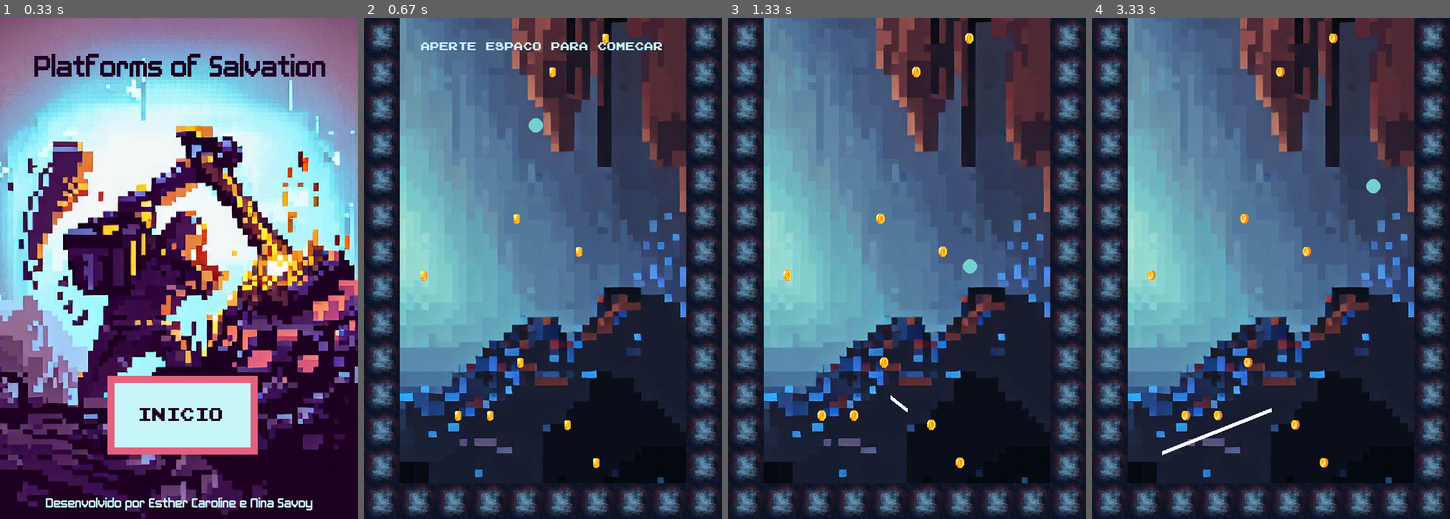
Above: before the commit, frames 1-4 (left to right).
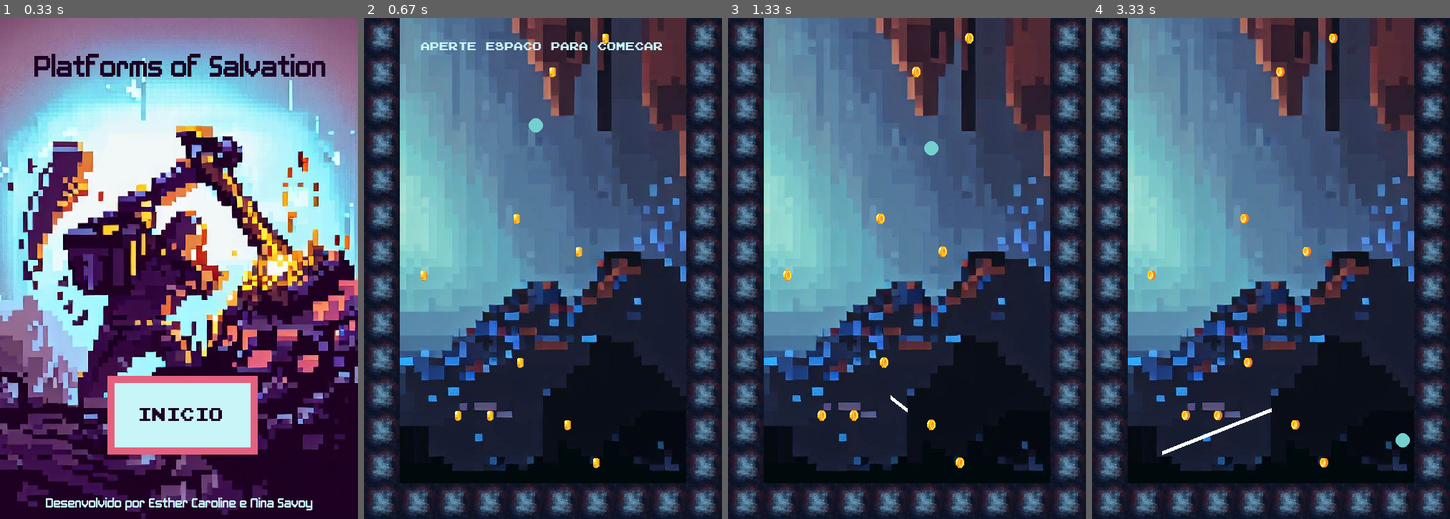
Above: after the commit, the same moments.

Repository: insper-classroom/devlife-23-1-projeto-pygame-esther_nina
Game: pygame game, started from code/jogo.py
The game is run twice, just before and just after one commit, with the same random seed, the same clock (stepped at 60 frames per second) and the same inputs.
Inputs (mouse positions are in pixels of both pictures, inside the frame that each line leads up to):
- Up to frame 1 (0.33 s): no input
- Up to frame 2 (0.67 s): press the mouse at (543, 413) at 0.37 s; move the mouse to (485, 303) at 0.47 s; release the mouse at (432, 193) at 0.6 s
- Up to frame 3 (1.33 s): tap Space at 0.67 s; press the mouse at (907, 413) at 1.03 s; move the mouse to (899, 403) at 1.13 s; release the mouse at (889, 398) at 1.27 s
- Up to frame 4 (3.33 s): press the mouse at (1271, 413) at 1.37 s; move the mouse to (1317, 378) at 1.47 s; release the mouse at (1364, 348) at 1.6 s; press the mouse at (1271, 413) at 1.7 s; move the mouse to (1331, 403) at 1.8 s; release the mouse at (1396, 398) at 1.93 s; press the mouse at (1271, 413) at 2.03 s; move the mouse to (1306, 293) at 2.13 s; release the mouse at (1346, 178) at 2.27 s; press the mouse at (1271, 413) at 2.37 s; move the mouse to (1310, 278) at 2.47 s; release the mouse at (1349, 143) at 2.6 s; press the mouse at (1271, 413) at 2.7 s; move the mouse to (1231, 293) at 2.8 s; release the mouse at (1192, 178) at 2.93 s; press the mouse at (1271, 413) at 3.03 s; move the mouse to (1217, 433) at 3.13 s; release the mouse at (1163, 453) at 3.27 s

Frame 1 is identical in both runs. In frame 2, 26% of the frame differs, in the area x 10-90%, y 0-93%; in frame 3, 27%; in frame 4, 27%.

Commit message:
blitando tela

Diff:
--- a/code/funcoes.py
+++ b/code/funcoes.py
@@ -30,11 +30,13 @@
         self.comecou = False
         self.qntd_linhas = 0
         self.primeiro = 0
-        self.caverna_y = - 250
+
+        self.caverna1_y = - 300
+        self.caverna2_y = - 1300
+        self.caverna3_y = - 2300
 
         self.bloco_horizontal_y = 650
         self.bloco_vertical_y = 0
-
         self.plataformas_anteriores = []
 
         # Criação das moedas
@@ -42,7 +44,6 @@
         for i in range(10):
             moeda =  Coins()
             self.all_coins.add(moeda)
-
 
     def cria_pedras(self):
         pos_pedras = [1, 51, 101, 151, 201, 251, 301, 351, 401, 451, 500]
@@ -72,7 +73,7 @@
        # Coloca limites nas paredes
         if self.bolinha_pos[0] - 10 < 50 or self.bolinha_pos[0] + 10 >= 450:
             self.bolinha_vel[0] *= - 1
-        if self.bolinha_pos[1] - 10 > 650:
+        if self.bolinha_pos[1] - 10 > self.bloco_horizontal_y:
             self.bolinha_vel[1] *= - 1
 
     def alpha_fab(self):
@@ -118,6 +119,7 @@
                     self.pos_final_linha = [self.coordenadas_final[0], self.coordenadas_final[1]]
                     # Impedir (novamente) que a bolinha entre dentro da parede
                     if self.pos_final_linha[0] < 50:
+
                         self.pos_final_linha[0] = 50
                     elif self.pos_final_linha[0] > 450:
                         self.pos_final_linha[0] = 450
@@ -127,12 +129,22 @@
             elif evento.type == pygame.KEYUP:
                 if evento.key == pygame.K_SPACE:
                     self.comecou = True
-
+                    self.bolinha_tempo = pygame.time.get_ticks()
         return True
 
     def desenha(self):
         self.window.fill(AZUL_FUNDO)
-        self.window.blit(self.caverna, (- 500, self.caverna_y))
+        if self.caverna1_y >= - 300:
+            self.window.blit(self.caverna, (- 500, self.caverna1_y))
+            self.window.blit(self.caverna, (0, self.caverna2_y))
+            self.window.blit(self.caverna, (- 500, self.caverna3_y))
+        elif self.caverna2_y >= - 300:
+           self.window.blit(self.caverna, (0, self.caverna2_y))
+           self.window.blit(self.caverna, (- 500, self.caverna1_y))
+           self.window.blit(self.caverna, (0, self.caverna3_y))
+        else:
+            self.window.blit(self.caverna, (- 500, self.caverna1_y))
+            self.window.blit(self.caverna, (0, self.caverna2_y))
         # Desenha pedras paredes
         x = 0
         y = self.bloco_vertical_y
@@ -145,17 +157,19 @@
             self.window.blit(self.bloco_img, (0, y))
             self.window.blit(self.bloco_img, (450, y))
             y += 50
-
         # A bola permanece parada até o jogador dar início
         if self.comecou:
             self.bola_quica()
             if self.alpha_fab():
-                self.caverna_y += 1
-                self.bloco_horizontal_y += 1
-                self.bloco_vertical_y += 1
+                self.caverna1_y += 10
+                self.caverna2_y += 10
+                self.caverna3_y += 10
+                self.bloco_horizontal_y += 10
+                self.bloco_vertical_y += 10
         else:
             inicio = self.fonte.render('Aperte espaco para comecar', self.fonte, AZUL_CLARINHO)
             self.window.blit(inicio, (78, 30))
+
         pygame.draw.circle(self.window, AZUL_BOLA, self.bolinha_pos, 10)
 
         # Desenha plataformas
@@ -216,8 +230,8 @@
             tangente = cateto_oposto / cateto_adjacente
             angulo_rad = math.atan(tangente)
             angulo_grau = math.degrees(angulo_rad)
-
             angulo_linha = 180 - (angulo_grau + 90)
+
             if angulo_linha > 70:
                 return 'continua'
             elif angulo_linha > 45 and angulo_linha < 70:
@@ -288,7 +302,6 @@
         footer = self.fonte_footer.render('Desenvolvido por Esther Caroline e Nina Savoy', self.fonte_footer, AZUL_CLARINHO)
         self.window.blit(footer, (63, 670))
 
-
         pygame.display.update()
 
     def inicio_loop(self): # O loop para a tela início
@@ -313,13 +326,11 @@
         coin8 =  pygame.transform.scale(pygame.image.load('assets/coin8.png'), (150,60))
         self.animation = [coin1 , coin2, coin3, coin4, coin5, 	coin6, coin7, coin8]
 
-
         self.frame = 0
         self.image = self.animation[self.frame]
         self.rect = self.image.get_rect()
-        self.rect.x = random.randint(50,350)
-        self.rect.y = random.randint(0,650)
-
+        self.rect.x = random.randint(50, 350)
+        self.rect.y = random.randint(0, 650)
 
     def update(self):
         self.frame += 1
Binary file added: assets/casa_caiu.jpeg
